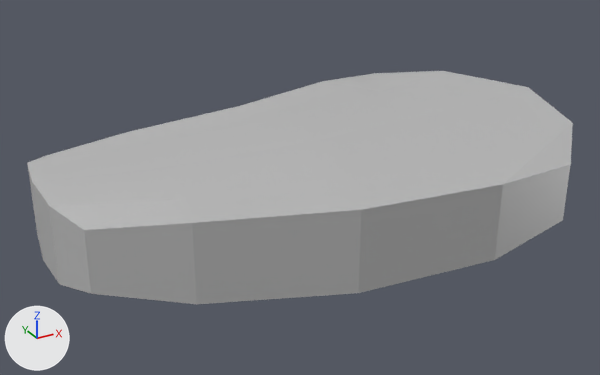
The Blender file Arte/bistec.blend: old version first, new version second.
Camera for both pictures: a camera (50 mm lens) standing at (-0.335, -0.8, 0.405) and looking at (0.082, -0.042, 0.026). The axes (+X, +Y, +Z) are drawn at lower left. The lights are the same throughout.
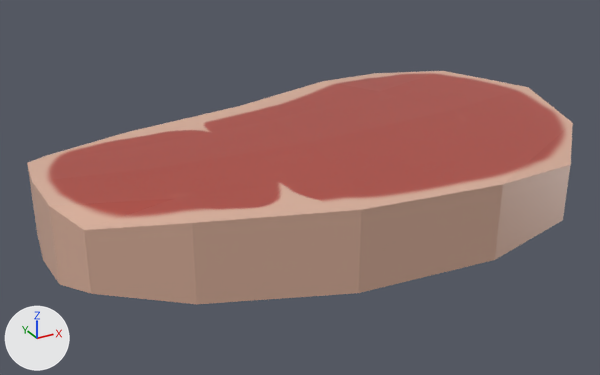
Changed parts and their boxes [x1, y1, x2, y2] in the pictures (600 x 375 px):
'Cube', surface changed (grey to beige)
    both: [27, 71, 573, 304]

The change in detail:
Picture 'bistec' (img_bistec) is new.
In material 'Material' (mat_material), base_color is no longer (0.5, 0.5, 0.5), grey #bcbcbc.
In material 'Material' (mat_material), texture is now set to img_bistec.
